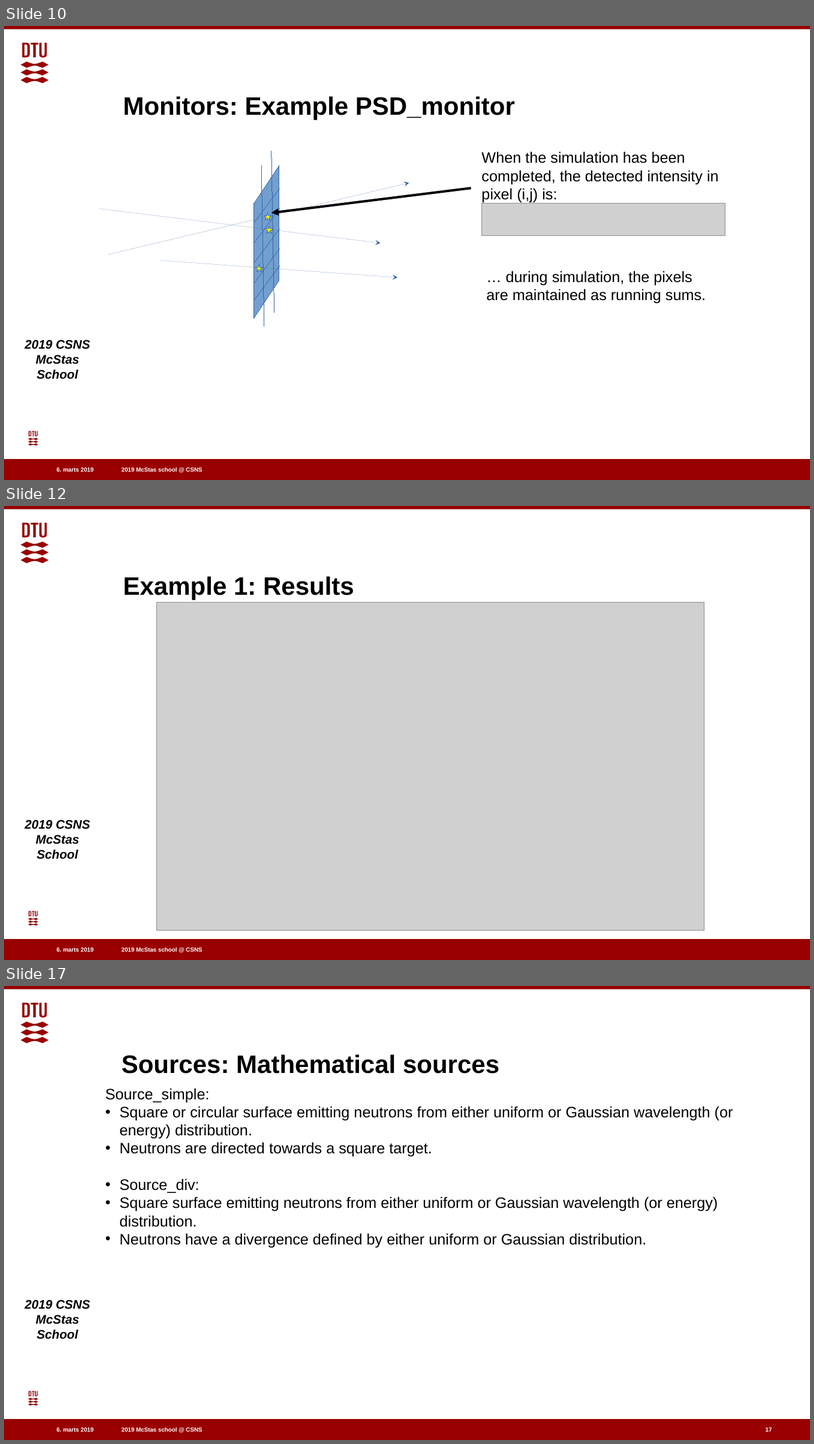
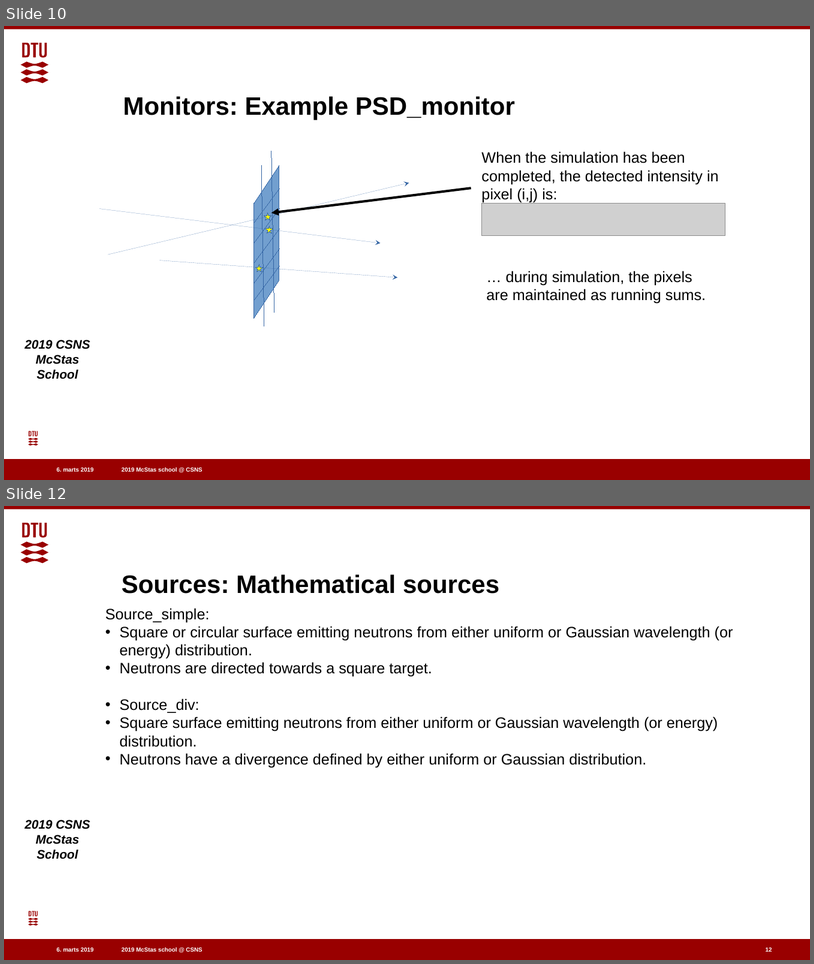
Before and after one commit to eddymaoui/Schools, a slide deck: CSNS_March_2019/1_Monday_March_25th/2_Sources_and_Monitors.odp. Shown one above the other, each under a label of ours: slides 10, 12 and 17 before the commit, slides 10 and 12 after it; the slides between them are not shown. The pictures are 814x1444 and 814x964 pixels, drawn with LibreOffice and Linux fonts; fonts in the diff are those of the drawing; grey boxes stand for pictures; background and template pictures are left out. Boxes give left, top, right and bottom in pixels: in the first picture for what was removed or moved away, otherwise in the second. Text is boxed around its words. In the diff, an @@ line names an element or a change of style, - is before the commit and + after.

```diff
--- a/CSNS_March_2019/1_Monday_March_25th/2_Sources_and_Monitors.odp
+++ b/CSNS_March_2019/1_Monday_March_25th/2_Sources_and_Monitors.odp
@@ slide 12 removed at [4,506,810,960], background #FFFFFF; not listed: 7 template elements that a slide beside it also shows @@
@@ title removed at [123,576,354,600] @@
-Example 1: Results
@@ picture removed at [156,602,705,930] @@
@@ what was slide 17 is now slide 12 @@
@@ page number at [766,948,773,952]: text changed @@
-17
+12
```
Also in this commit, not shown: 1 slide changed, 1 slide added, 27 other slides removed, 1 other file.
